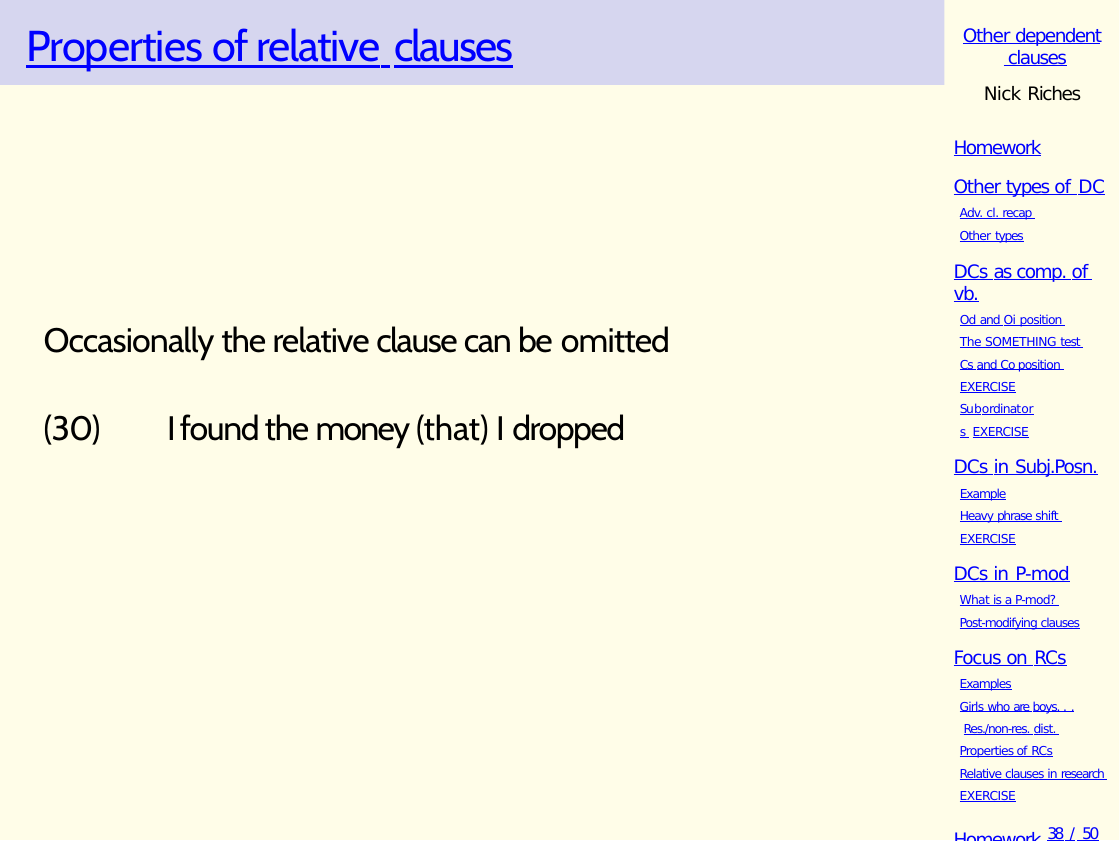
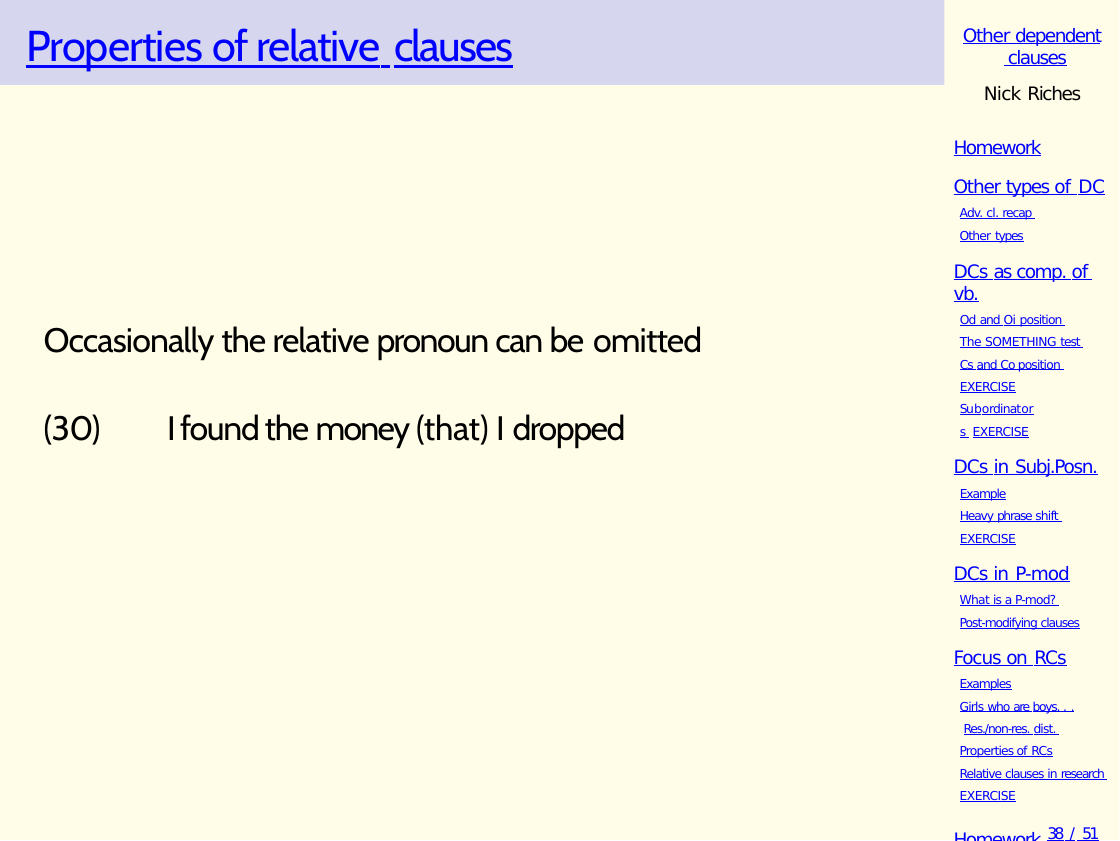
Before and after one commit to nickriches/Linguistics_course, a slide deck: slide 53 of docs/slides - PPTX/16 - Other types of dependent clauses.pptx. Drawn at 1120x841 pixels with LibreOffice and Linux fonts; fonts in the diff are those of the drawing; background and template pictures are left out. Boxes give left, top, right and bottom in pixels: in the first picture for what was removed or moved away, otherwise in the second. Text is boxed around its words. In the diff, an @@ line names an element or a change of style, - is before the commit and + after.

Commit message:
changes to slides

```diff
--- a/docs/slides - PPTX/16 - Other types of dependent clauses.pptx
+++ b/docs/slides - PPTX/16 - Other types of dependent clauses.pptx
@@ text at [44,326,702,359]: text changed @@
-Occasionally the relative clause can be omitted
+Occasionally the relative pronoun can be omitted
@@ text at [1047,827,1099,841]: text changed @@
-Homework 38 / 50
+Homework 38 / 51
```
Also in this commit, not shown: 69 other slides changed, 1 slide added, 5 other files.
